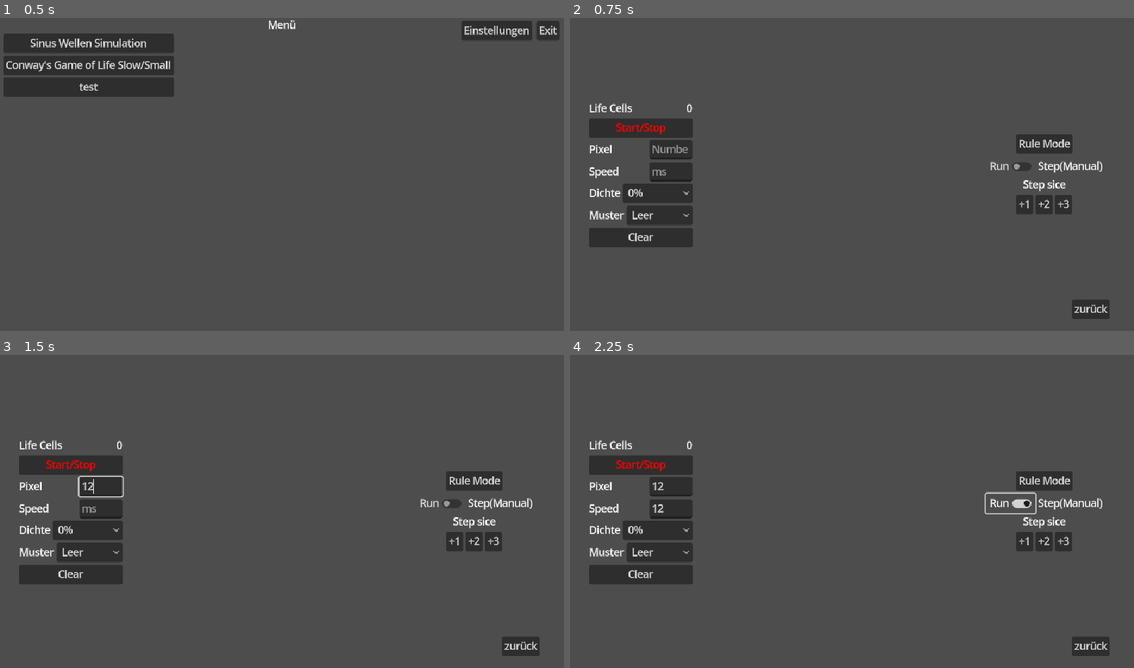
Above: before the commit, frames 1-4 (two rows, left to right).
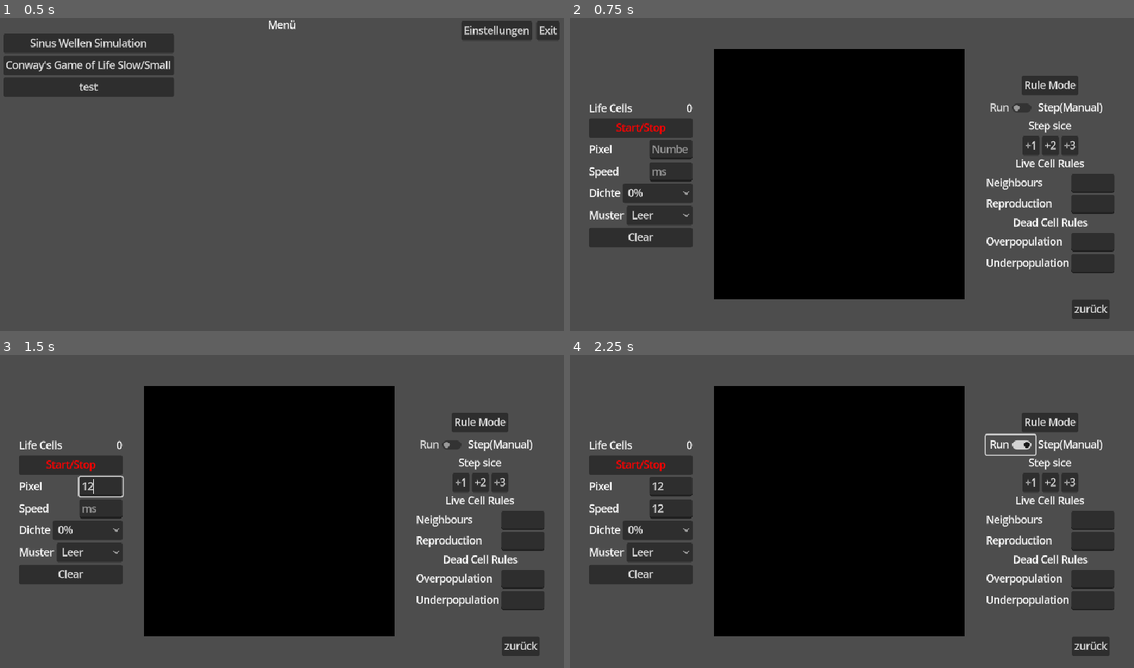
Above: after the commit, the same moments.

Repository: Beginner090902/MeineBastelEcke
Game: Godot game, scene res://Hauptmenü/hauptmenü.tscn
Same seed, same stepped clock (60 frames per second), same inputs: the game is played once before the commit and once after it.
Inputs (mouse positions are in pixels of both pictures, inside the frame that each line leads up to):
- Up to frame 1 (0.5 s): no input
- Up to frame 2 (0.75 s): click "Conway's Game of Life Slow/Sm…" at 0.5 s
- Up to frame 3 (1.5 s): click (101, 486) at 1.27 s; type "12" at 1.35 s
- Up to frame 4 (2.25 s): click (671, 508) at 1.5 s; type "12" at 1.58 s; click "Run" at 2 s

Frame 1 is identical in both runs. In frame 2, 41% of the frame differs, in the area x 25-97%, y 9-90%; in frame 3, 41%; in frame 4, 41%.

Commit message:
add 4 rules

Diff:
--- a/Conway`s-game-of-life-tilemap/conways_game_slow.gd
+++ b/Conway`s-game-of-life-tilemap/conways_game_slow.gd
@@ -4,7 +4,7 @@
 
 var img: Image
 var tex: ImageTexture
-var time_sins_last_frame = 0
+
 
 
 func Update_img():
@@ -17,63 +17,9 @@
 		# value wird automatisch in String umgewandelt
 		print("[LOG] %s: %s" % [label, str(value)])
 
-func Check_collor(color):
-	if color.r == 0 and color.g == 0 and color.b == 0:
-		return 0
-	if color.r == 1 and color.g == 1 and color.b == 1:
-		return 1
-
-func Check_top(x, y):
-		if Check_collor(img.get_pixel(x ,y-1)) == 1:
-			return 1
-		else:
-			return 0
-
-func Check_Top_Left(x,y):
-	if Check_collor(img.get_pixel(x-1,y-1)) == 1:
-		return 1
-	else:
-		return 0
-
-func Check_Top_Right(x, y):
-	if Check_collor(img.get_pixel(x+1,y-1)) == 1:
-		return 1
-	else:
-		return 0
-
-func Check_Left(x,y):
-	if Check_collor(img.get_pixel(x-1,y)) == 1:
-		return 1
-	else:
-		return 0
-
-func Check_right(x, y):
-	if Check_collor(img.get_pixel(x+1,y)) == 1:
-		return 1
-	else:
-		return 0
-
-func Check_Bottum_Left(x,y):
-	if Check_collor(img.get_pixel(x-1,y+1)) == 1:
-		return 1
-	else:
-		return 0
-
-func Check_Bottum(x,y):
-	if Check_collor(img.get_pixel(x,y+1)) == 1:
-		return 1
-	else:
-		return 0
-
-func Check_Bottum_Right(x,y):
-	if Check_collor(img.get_pixel(x+1,y+1)) == 1:
-		return 1
-	else:
-		return 0
-
-
 func _ready():
 	Ready = true
+	Resize_img()
 
 
 func Resize_img() -> void:
@@ -102,8 +48,6 @@
 	#Logging("rect ist gültig", true)
 	tex = ImageTexture.create_from_image(img)
 	rect.texture = tex
-func _process(delta: float) -> void:
-	pass
 
 
 
@@ -137,7 +81,11 @@
 
 
 func _on_run_or_stepmode_toggled(toggled_on: bool) -> void:
-	Logging("Step oder Run Modus", toggled_on)
+	if CONWAYSVARIABEL.Modus_auswahl_run_step == "run":
+		CONWAYSVARIABEL.Modus_auswahl_run_step = "step"
+	else:
+		CONWAYSVARIABEL.Modus_auswahl_run_step = "run"
+	Logging("Step oder Run Modus", CONWAYSVARIABEL.Modus_auswahl_run_step)
 
 @onready var zahl_der_lebenden_cellen: Label = $"HBoxContainer/Links-MarginContainer/Linke_seite/HBoxContainer2/zahl der lebenden cellen"
 func _on_start_dichte_in_prozent_item_selected(index: int) -> void:
@@ -187,3 +135,35 @@
 			i = i +1
 		zahl_der_lebenden_cellen.set_text(str(i))
 		pixel_schon_vorhanden  = false
+
+func Simulation_step():
+	CONWAYSVARIABEL.Simulation_steps = CONWAYSVARIABEL.Simulation_steps + 1
+	Logging("Simulation Step Count", CONWAYSVARIABEL.Simulation_steps)
+
+func _process(delta: float) -> void:
+	CONWAYSVARIABEL.time_sins_last_frame = CONWAYSVARIABEL.time_sins_last_frame + delta
+	if CONWAYSVARIABEL.Simulation_Status == false:
+		return
+
+	if CONWAYSVARIABEL.Modus_auswahl_run_step == "run":
+		if CONWAYSVARIABEL.time_sins_last_frame >= CONWAYSVARIABEL.simulation_speed_in_seconds:
+			CONWAYSVARIABEL.time_sins_last_frame = 0.0
+			Simulation_step()
+
+	if CONWAYSVARIABEL.Modus_auswahl_run_step == "step":
+		if CONWAYSVARIABEL.manual_steps_prest > 0 :
+			var i = 0
+			while i < CONWAYSVARIABEL.manual_steps_prest:
+				i = i + 1
+				Simulation_step()
+			i =  0
+			CONWAYSVARIABEL.manual_steps_prest = 0
+
+func _on_pluse_one_simulation_step_pressed() -> void:
+	CONWAYSVARIABEL.manual_steps_prest = 1
+
+func _on_pluse_tue_simulation_step_pressed() -> void:
+	CONWAYSVARIABEL.manual_steps_prest = 2
+
+func _on_pluse_three_simulation_step_pressed() -> void:
+	CONWAYSVARIABEL.manual_steps_prest = 3
--- a/Conway`s-game-of-life-tilemap/conways_game_slow.tscn
+++ b/Conway`s-game-of-life-tilemap/conways_game_slow.tscn
@@ -23,6 +23,7 @@
 [sub_resource type="GDScript" id="GDScript_aou51"]
 script/source = "extends VBoxContainer
 @onready var spiel_modus_index_1: VBoxContainer = $\"Spiel-Modus-index-1\"
+@onready var spiel_modus_index_0: VBoxContainer = $Spiel_Modus_index_0
 
 # Called when the node enters the scene tree for the first time.
 func _ready() -> void:
@@ -41,13 +42,20 @@
 
 func _on_rule_mode_id_pressed(id: int) -> void:
 	ConwaysGameSlow.Logging((\"Modus auswahl hat die id \"), id)
+
 	if spiel_modus_index_1 == null:
 		ConwaysGameSlow.Logging(\"Modus index 1 ist null\", true)
 		return
+	if id == 0:
+		spiel_modus_index_0.show()
+	else:
+		spiel_modus_index_0.hide()
 	if id == 1:
 		spiel_modus_index_1.show()
 	else:
 		spiel_modus_index_1.hide()
+
+
 "
 
 [node name="conways_game_slow" type="Control"]
@@ -216,6 +224,7 @@
 size_flags_horizontal = 4
 
 [node name="Rule Mode" type="PopupMenu" parent="HBoxContainer/REchts-MarginContainer2/Rechte_seite/Leb-sterb-menu-auswahl"]
+oversampling_override = 1.0
 item_count = 2
 item_0/text = "4 Rules"
 item_0/id = 0
@@ -243,15 +252,15 @@
 size_flags_horizontal = 4
 size_flags_vertical = 4
 
-[node name="+1" type="Button" parent="HBoxContainer/REchts-MarginContainer2/Rechte_seite/Button-Container"]
+[node name="pluse_one_simulation_step" type="Button" parent="HBoxContainer/REchts-MarginContainer2/Rechte_seite/Button-Container"]
 layout_mode = 2
 text = "+1"
 
-[node name="+2" type="Button" parent="HBoxContainer/REchts-MarginContainer2/Rechte_seite/Button-Container"]
+[node name="pluse_tue_simulation_step" type="Button" parent="HBoxContainer/REchts-MarginContainer2/Rechte_seite/Button-Container"]
 layout_mode = 2
 text = "+2"
 
-[node name="+3" type="Button" parent="HBoxContainer/REchts-MarginContainer2/Rechte_seite/Button-Container"]
+[node name="pluse_three_simulation_step" type="Button" parent="HBoxContainer/REchts-MarginContainer2/Rechte_seite/Button-Container"]
 layout_mode = 2
 text = "+3"
 
@@ -368,6 +377,75 @@
 custom_minimum_size = Vector2(30, 30)
 layout_mode = 2
 script = ExtResource("20_evrof")
+
+[node name="Spiel_Modus_index_0" type="VBoxContainer" parent="HBoxContainer/REchts-MarginContainer2/Rechte_seite"]
+layout_mode = 2
+
+[node name="Live Cell Rules" type="Label" parent="HBoxContainer/REchts-MarginContainer2/Rechte_seite/Spiel_Modus_index_0"]
+layout_mode = 2
+size_flags_horizontal = 4
+text = "Live Cell Rules"
+
+[node name="HBoxContainer" type="HBoxContainer" parent="HBoxContainer/REchts-MarginContainer2/Rechte_seite/Spiel_Modus_index_0"]
+layout_mode = 2
+
+[node name="Neighbours" type="Label" parent="HBoxContainer/REchts-MarginContainer2/Rechte_seite/Spiel_Modus_index_0/HBoxContainer"]
+layout_mode = 2
+size_flags_horizontal = 4
+tooltip_text = "Any live cell with two or three live neighbours lives on to the next generation."
+mouse_filter = 0
+text = "Neighbours"
+
+[node name="Neighbours_input" type="LineEdit" parent="HBoxContainer/REchts-MarginContainer2/Rechte_seite/Spiel_Modus_index_0/HBoxContainer"]
+layout_mode = 2
+size_flags_horizontal = 10
+
+[node name="HBoxContainer4" type="HBoxContainer" parent="HBoxContainer/REchts-MarginContainer2/Rechte_seite/Spiel_Modus_index_0"]
+layout_mode = 2
+
+[node name="Reproduction" type="Label" parent="HBoxContainer/REchts-MarginContainer2/Rechte_seite/Spiel_Modus_index_0/HBoxContainer4"]
+layout_mode = 2
+size_flags_horizontal = 4
+tooltip_text = "Any dead cell with exactly three live neighbours becomes a live cell, as if by reproduction."
+mouse_filter = 0
+text = "Reproduction"
+
+[node name="Reproduction_input" type="LineEdit" parent="HBoxContainer/REchts-MarginContainer2/Rechte_seite/Spiel_Modus_index_0/HBoxContainer4"]
+layout_mode = 2
+size_flags_horizontal = 10
+
+[node name="Dead Cell Rules" type="Label" parent="HBoxContainer/REchts-MarginContainer2/Rechte_seite/Spiel_Modus_index_0"]
+layout_mode = 2
+size_flags_horizontal = 4
+text = "Dead Cell Rules"
+
+[node name="HBoxContainer3" type="HBoxContainer" parent="HBoxContainer/REchts-MarginContainer2/Rechte_seite/Spiel_Modus_index_0"]
+layout_mode = 2
+
+[node name="Overpopulation" type="Label" parent="HBoxContainer/REchts-MarginContainer2/Rechte_seite/Spiel_Modus_index_0/HBoxContainer3"]
+layout_mode = 2
+size_flags_horizontal = 4
+tooltip_text = "Any live cell with more than three live neighbours dies, as if by overpopulation."
+mouse_filter = 0
+text = "Overpopulation"
+
+[node name="Overpopulation_input" type="LineEdit" parent="HBoxContainer/REchts-MarginContainer2/Rechte_seite/Spiel_Modus_index_0/HBoxContainer3"]
+layout_mode = 2
+size_flags_horizontal = 10
+
+[node name="HBoxContainer2" type="HBoxContainer" parent="HBoxContainer/REchts-MarginContainer2/Rechte_seite/Spiel_Modus_index_0"]
+layout_mode = 2
+
+[node name="Underpopulation" type="Label" parent="HBoxContainer/REchts-MarginContainer2/Rechte_seite/Spiel_Modus_index_0/HBoxContainer2"]
+layout_mode = 2
+size_flags_horizontal = 4
+tooltip_text = "Any live cell with fewer than two live neighbours dies, as if by underpopulation."
+mouse_filter = 0
+text = "Underpopulation"
+
+[node name="Underpopulation_input" type="LineEdit" parent="HBoxContainer/REchts-MarginContainer2/Rechte_seite/Spiel_Modus_index_0/HBoxContainer2"]
+layout_mode = 2
+size_flags_horizontal = 10
 
 [node name="Zurück-button" type="Button" parent="."]
 layout_mode = 0
@@ -386,4 +464,7 @@
 [connection signal="gui_input" from="HBoxContainer/REchts-MarginContainer2/Rechte_seite/Leb-sterb-menu-auswahl" to="HBoxContainer/REchts-MarginContainer2/Rechte_seite" method="_on_lebsterbmenuauswahl_gui_input"]
 [connection signal="id_pressed" from="HBoxContainer/REchts-MarginContainer2/Rechte_seite/Leb-sterb-menu-auswahl/Rule Mode" to="HBoxContainer/REchts-MarginContainer2/Rechte_seite" method="_on_rule_mode_id_pressed"]
 [connection signal="toggled" from="HBoxContainer/REchts-MarginContainer2/Rechte_seite/Mode-Container/run or step-mode" to="." method="_on_run_or_stepmode_toggled"]
+[connection signal="pressed" from="HBoxContainer/REchts-MarginContainer2/Rechte_seite/Button-Container/pluse_one_simulation_step" to="." method="_on_pluse_one_simulation_step_pressed"]
+[connection signal="pressed" from="HBoxContainer/REchts-MarginContainer2/Rechte_seite/Button-Container/pluse_tue_simulation_step" to="." method="_on_pluse_tue_simulation_step_pressed"]
+[connection signal="pressed" from="HBoxContainer/REchts-MarginContainer2/Rechte_seite/Button-Container/pluse_three_simulation_step" to="." method="_on_pluse_three_simulation_step_pressed"]
 [connection signal="pressed" from="Zurück-button" to="Zurück-button" method="_on_pressed"]
--- a/Conway`s-game-of-life-tilemap/global-varabels.gd
+++ b/Conway`s-game-of-life-tilemap/global-varabels.gd
@@ -1,9 +1,13 @@
 extends Node
 
 var Simulation_Status= false
-var Pixel : int
+var Pixel := 4
 var Breite : int
-var simulation_speed_in_seconds := 0
+var simulation_speed_in_seconds := 1.0
+var time_sins_last_frame = 0
+var Modus_auswahl_run_step := "run"
+var Simulation_steps = 0
+var manual_steps_prest = 0
 
 var life_buton_tl := 0
 var life_buton_t := 0
